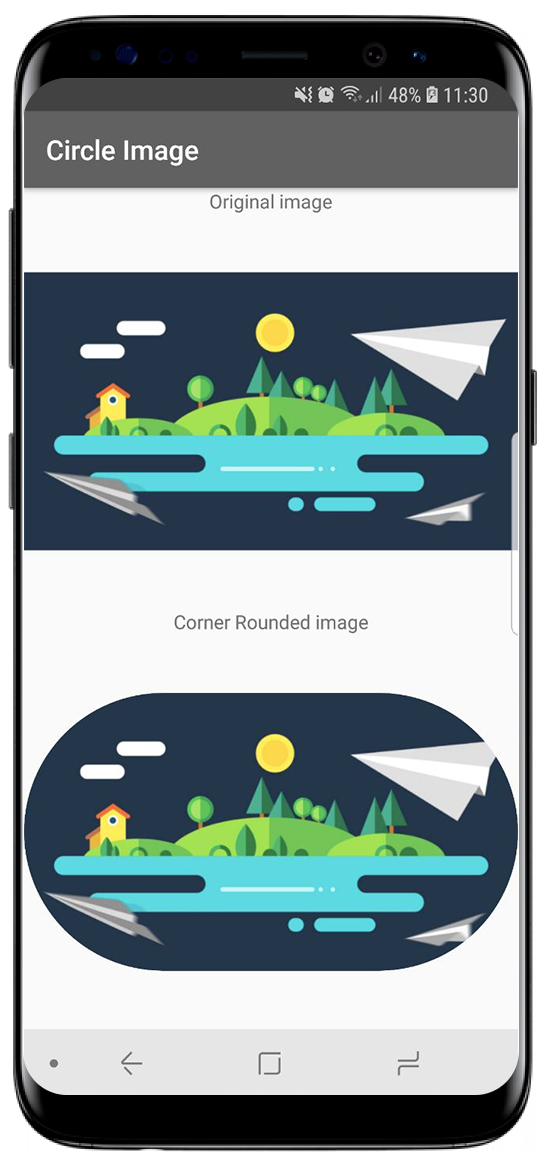
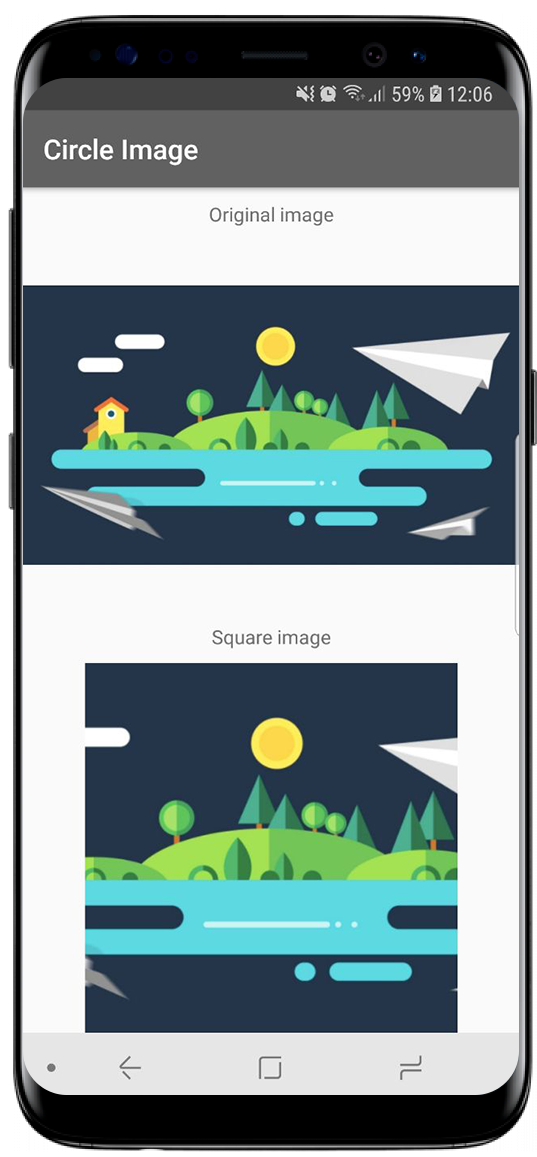
The second 537×1157 image is a revision of the first. Changes to its layers:
renamed "2018-03-10 11.34.58" to "2018-03-10 12.07.25", showed it, painted on it over [23,78,519,1081]
removed layer "2018-03-10 11.35.02" over [24,78,518,1081]
